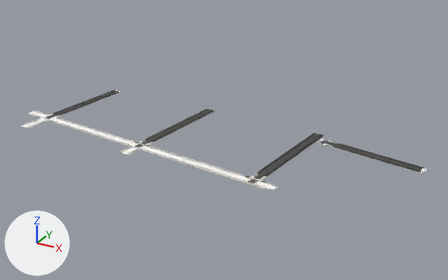
Renders of the glTF model game/assets/city/roads/roads_-3_-3.gltf from each side of a commit.
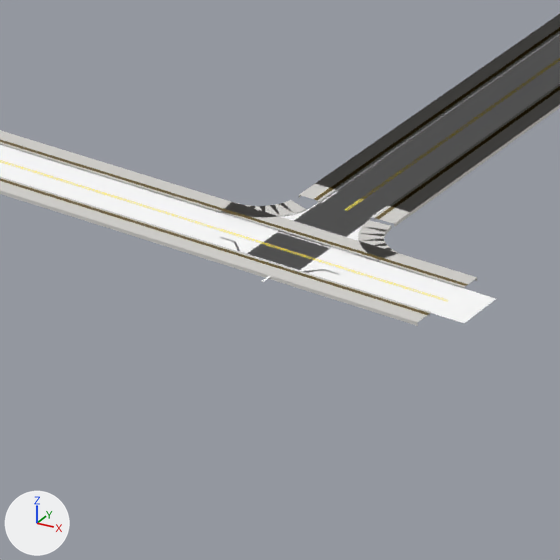
The first picture shows the older version from a 50 mm camera at (-920.0, 500.0, 308.0) aimed at (-1260.0, 1119.0, -2.0). The close-ups show the older and then the newer version on the part from 49% to 64% of the width and 54% to 78% of the height of that picture. Only the edits that show in the close-ups are written down. Arrows for +X, +Y and +Z are at lower left; the lights stay in place. Objects named as collision shapes, trigger or cutter boxes, shadow casters or lower levels of detail are left out. Vertices at exactly the same position are counted once.

The first close-up shows 'roads_-3_-3_Road_Tactile_Strip', 'roads_-3_-3_SH_kerb', 'roads_-3_-3_SH_road_marking_white', 'roads_-3_-3_SH_road_marking_yellow', 'roads_-3_-3_SH_sidewalk', 'roads_-3_-3_SH_wet_asphalt'.
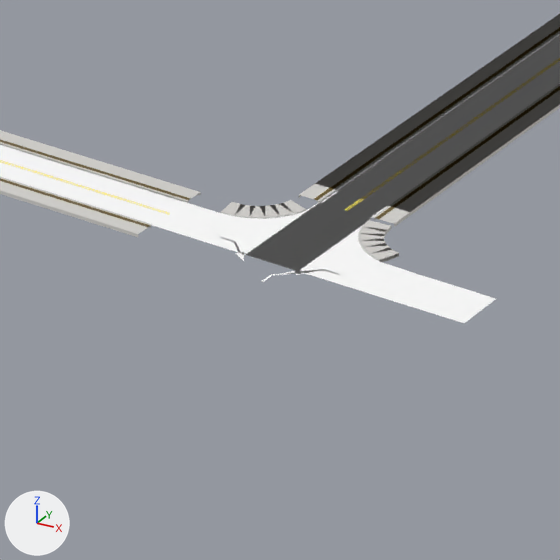
Pixel boxes (x1, y1, x2, y2) of what changed, in the close-ups (560 x 560 px):
'roads_-3_-3_SH_sidewalk', reshaped: before (0, 14, 560, 326); after (0, 14, 560, 262)
'roads_-3_-3_Road_Tactile_Strip', reshaped: before (0, 27, 560, 315); after (0, 27, 560, 227)
'roads_-3_-3_SH_kerb', reshaped: before (0, 32, 560, 316); after (0, 32, 560, 261)
part 1 of me_roads__3__3_road_tactile_strip, deleted: before (148, 199, 468, 315)
part 2 of me_roads__3__3_sh_kerb, deleted: before (152, 201, 465, 316)
part 3 of me_roads__3__3_sh_road_marking_yellow, deleted: before (169, 213, 447, 301)
part 4 of me_roads__3__3_sh_sidewalk, deleted: before (138, 192, 477, 326)

Patch to the scene script:
```diff
--- a/game/assets/city/roads/roads_-3_-3.gltf.py
+++ b/game/assets/city/roads/roads_-3_-3.gltf.py
@@ me_roads__3__3_road_tactile_strip @@
 # used by ob_roads__3__3_road_tactile_strip; location = (0.0, 0.0, 0.0)
-me_roads__3__3_road_tactile_strip.from_pydata(...)  # 1128 vertices, 1084 faces; spans x -1537.0..-1021.0, y 1024.0..1201.0, z 0.0
+me_roads__3__3_road_tactile_strip.from_pydata(...)  # 1080 vertices, 1032 faces; spans x -1537.0..-1021.0, y 1024.0..1201.0, z 0.0
+# me_roads__3__3_road_tactile_strip part 1: 28 vertices removed from x -1191.0..-1154.0, y 1026.0..1040.0, z 0.0
+# other edits to the shape of me_roads__3__3_road_tactile_strip do not show in these pictures
 me_roads__3__3_road_tactile_strip.materials.append(mat_road_tactile_strip)
@@ me_roads__3__3_sh_kerb @@
 # used by ob_roads__3__3_sh_kerb; location = (0.0, 0.0, 0.0)
-me_roads__3__3_sh_kerb.from_pydata(...)  # 2072 vertices, 2648 faces; spans x -1537.0..-1021.0, y 1024.0..1200.0, z 0.0
+me_roads__3__3_sh_kerb.from_pydata(...)  # 2000 vertices, 2544 faces; spans x -1537.0..-1021.0, y 1024.0..1200.0, z 0.0
+# me_roads__3__3_sh_kerb part 2: 42 vertices removed from x -1191.0..-1154.0, y 1027.0..1039.0, z 0.0
+# other edits to the shape of me_roads__3__3_sh_kerb do not show in these pictures
 me_roads__3__3_sh_kerb.materials.append(mat_sh_kerb)
@@ me_roads__3__3_sh_road_marking_yellow @@
 # used by ob_roads__3__3_sh_road_marking_yellow; location = (0.0, 0.0, 0.0)
-me_roads__3__3_sh_road_marking_yellow.from_pydata(...)  # 1128 vertices, 1084 faces; spans x -1537.0..-1022.0, y 1024.0..1200.0, z 0.0
+me_roads__3__3_sh_road_marking_yellow.from_pydata(...)  # 1080 vertices, 1032 faces; spans x -1537.0..-1022.0, y 1024.0..1200.0, z 0.0
+# me_roads__3__3_sh_road_marking_yellow part 3: 28 vertices removed from x -1191.0..-1155.0, y 1031.0..1035.0, z 0.0
+# other edits to the shape of me_roads__3__3_sh_road_marking_yellow do not show in these pictures
 me_roads__3__3_sh_road_marking_yellow.materials.append(mat_sh_road_marking_yellow)
@@ me_roads__3__3_sh_sidewalk @@
 # used by ob_roads__3__3_sh_sidewalk; location = (0.0, 0.0, 0.0)
-me_roads__3__3_sh_sidewalk.from_pydata(...)  # 2172 vertices, 2648 faces; spans x -1537.0..-1021.0, y 1024.0..1201.0, z 0.0
+me_roads__3__3_sh_sidewalk.from_pydata(...)  # 2100 vertices, 2544 faces; spans x -1537.0..-1021.0, y 1024.0..1201.0, z 0.0
+# me_roads__3__3_sh_sidewalk part 4: 42 vertices removed from x -1191.0..-1154.0, y 1024.0..1042.0, z 0.0
+# other edits to the shape of me_roads__3__3_sh_sidewalk do not show in these pictures
 me_roads__3__3_sh_sidewalk.materials.append(mat_sh_sidewalk)
```
